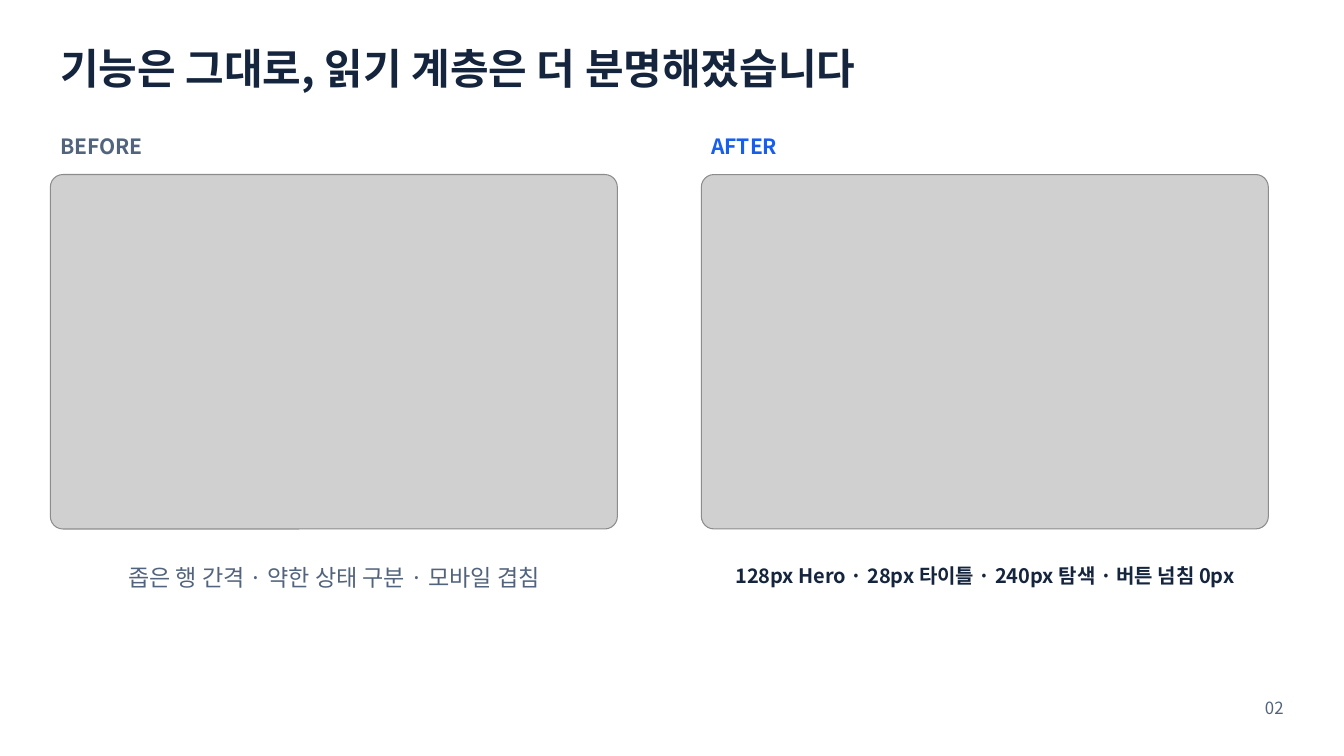
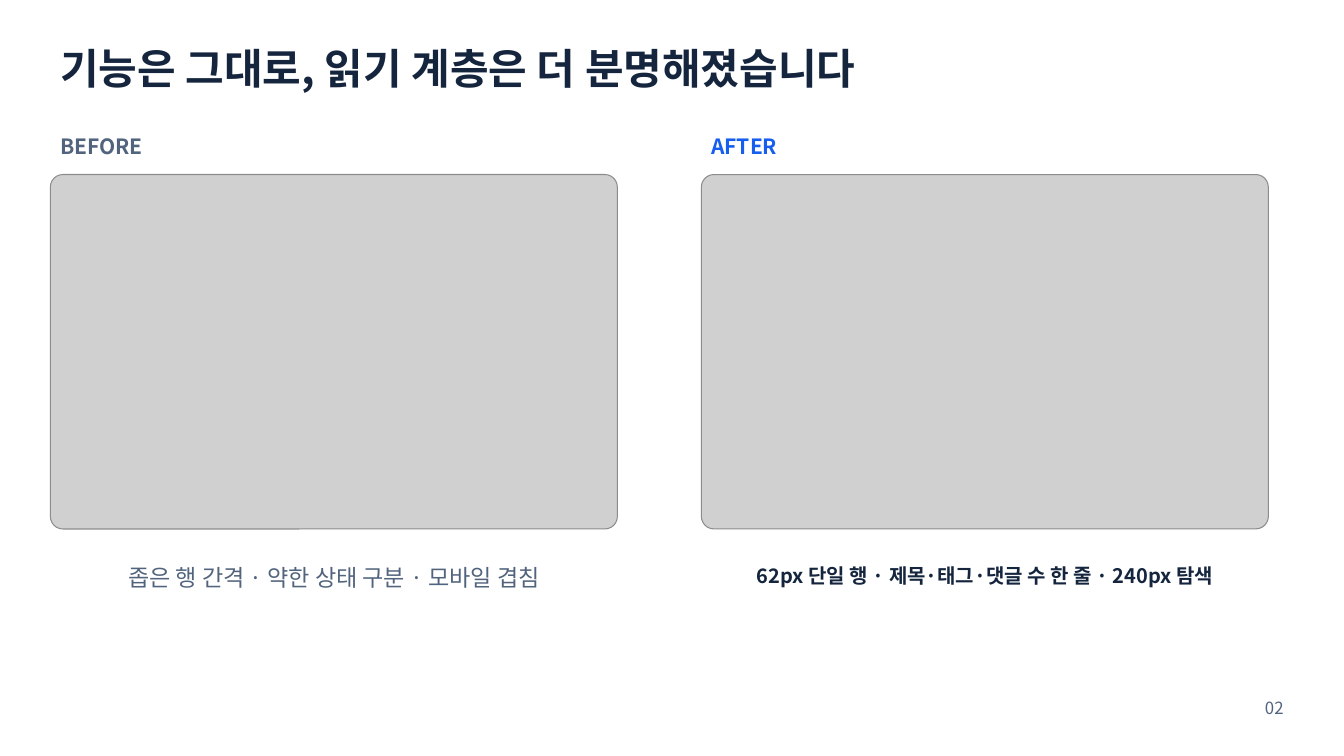
Before and after one commit to ablecloud-team/ablestack-techflow, a slide deck: slide 2 of output/presentation/techflow-community-ui-modernization.pptx. Drawn at 1344x756 pixels with LibreOffice and Linux fonts; fonts in the diff are those of the drawing; grey boxes stand for pictures. Boxes give left, top, right and bottom in pixels: in the first picture for what was removed or moved away, otherwise in the second. Text is boxed around its words. In the diff, an @@ line names an element or a change of style, - is before the commit and + after.

```diff
--- a/output/presentation/techflow-community-ui-modernization.pptx
+++ b/output/presentation/techflow-community-ui-modernization.pptx
@@ text at (757,562,1213,589): text changed @@
-128px Hero · 28px 타이틀 · 240px 탐색 · 버튼 넘침 0px
+62px 단일 행 · 제목·태그·댓글 수 한 줄 · 240px 탐색
```
Also in this commit, not shown: 1 other slide changed, 12 other files.
